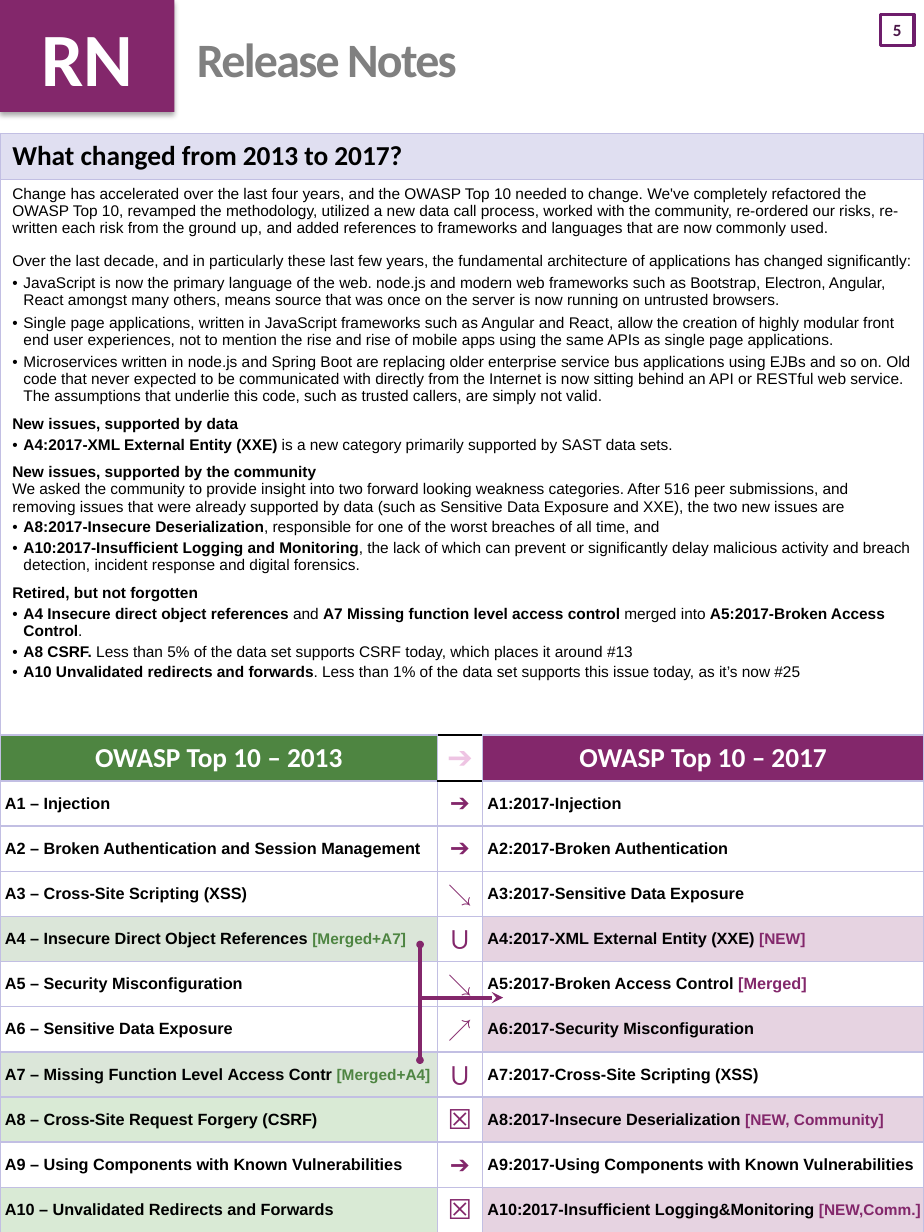
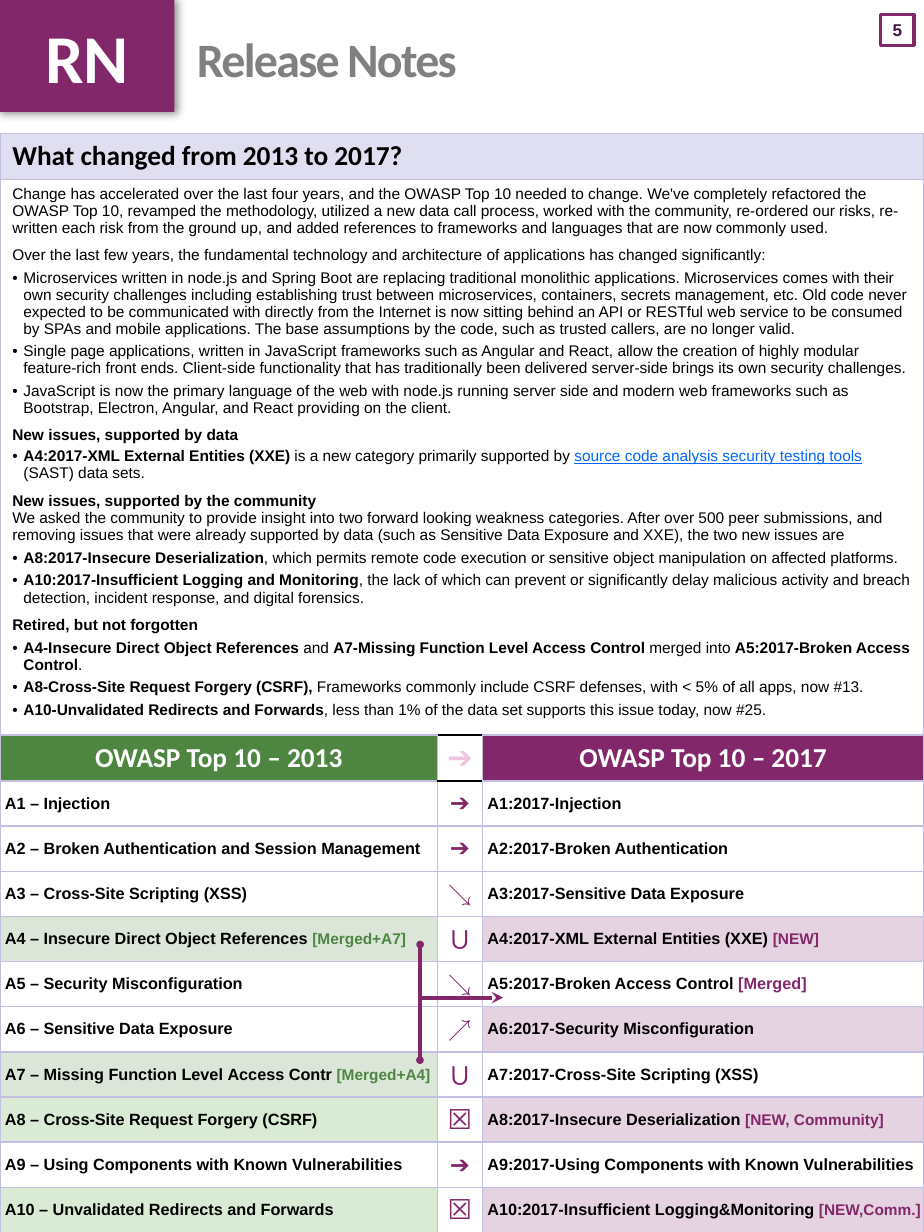
Before and after one commit to OWASP/Top10, a slide deck: slide 6 of 2017/OWASP Top 10 2017 GM (en).pptx. Drawn at 924x1232 pixels with LibreOffice and Linux fonts; fonts in the diff are those of the drawing. Boxes give left, top, right and bottom in pixels: in the first picture for what was removed or moved away, otherwise in the second. Text is boxed around its words. In the diff, an @@ line names an element or a change of style, - is before the commit and + after.

Commit message:
OWASP Top 10 2017 Golden Master
Regenerate final Golden Master docx, PDF, html, upload latest PPTX, etc.
General tidy up of Markdown.

```diff
--- a/2017/OWASP Top 10 2017 GM (en).pptx
+++ b/2017/OWASP Top 10 2017 GM (en).pptx
@@ text "RN" at box(0, 0, 175, 112): size 44 to 40 pt; shadow on @@
@@ page number at box(881, 15, 915, 46): font Calibri to Arial; outline #6D1D6B 2 pt to #83276B 2 pt @@
@@ table at box(0, 133, 924, 1231) @@
-row 2, column 1: Change has accelerated over the last four years, and the OWASP Top 10 needed to change. We've completely refactored the OWASP Top 10, revamped the methodology, utilized a new data call process, worked with the community, re-ordered our risks, re-written each risk from the ground up, and added references to frameworks and languages that are now commonly used. / Over the last decade, and in particularly these last few years, the fundamental architecture of applications has changed significantly: / JavaScript is now the primary language of the web. node.js and modern web frameworks such as Bootstrap, Electron, Angular, React amongst many others, means source that was once on the server is now running on untrusted browsers. / Single page applications, written in JavaScript frameworks such as Angular and React, allow the creation of highly modular front end user experiences, not to mention the rise and rise of mobile apps using the same APIs as single page applications. / Microservices written in node.js and Spring Boot are replacing older enterprise service bus applications using EJBs and so on. Old code that never expected to be communicated with directly from the Internet is now sitting behind an API or RESTful web service. The assumptions that underlie this code, such as trusted callers, are simply not valid. / New issues, supported by data / A4:2017-XML External Entity (XXE) is a new category primarily supported by SAST data sets. / New issues, supported by the community / We asked the community to provide insight into two forward looking weakness categories. After 516 peer submissions, and removing issues that were already supported by data (such as Sensitive Data Exposure and XXE), the two new issues are / A8:2017-Insecure Deserialization, responsible for one of the worst breaches of all time, and / A10:2017-Insufficient Logging and Monitoring, the lack of which can prevent or significantly delay malicious activity and breach detection, incident response and digital forensics. / Retired, but not forgotten / A4 Insecure direct object references and A7 Missing function level access control merged into A5:2017-Broken Access Control. / A8 CSRF. Less than 5% of the data set supports CSRF today, which places it around #13 / A10 Unvalidated redirects and forwards. Less than 1% of the data set supports this issue today, as it’s now #25
+row 2, column 1: Change has accelerated over the last four years, and the OWASP Top 10 needed to change. We've completely refactored the OWASP Top 10, revamped the methodology, utilized a new data call process, worked with the community, re-ordered our risks, re-written each risk from the ground up, and added references to frameworks and languages that are now commonly used. / Over the last few years, the fundamental technology and architecture of applications has changed significantly: / Microservices written in node.js and Spring Boot are replacing traditional monolithic applications. Microservices comes with their own security challenges including establishing trust between microservices, containers, secrets management, etc. Old code never expected to be communicated with directly from the Internet is now sitting behind an API or RESTful web service to be consumed by SPAs and mobile applications. The base assumptions by the code, such as trusted callers, are no longer valid. / Single page applications, written in JavaScript frameworks such as Angular and React, allow the creation of highly modular feature-rich front ends. Client-side functionality that has traditionally been delivered server-side brings its own security challenges. / JavaScript is now the primary language of the web with node.js running server side and modern web frameworks such as Bootstrap, Electron, Angular, and React providing on the client. / New issues, supported by data / A4:2017-XML External Entities (XXE) is a new category primarily supported by source code analysis security testing tools (SAST) data sets. / New issues, supported by the community / We asked the community to provide insight into two forward looking weakness categories. After over 500 peer submissions, and removing issues that were already supported by data (such as Sensitive Data Exposure and XXE), the two new issues are / A8:2017-Insecure Deserialization, which permits remote code execution or sensitive object manipulation on affected platforms. / A10:2017-Insufficient Logging and Monitoring, the lack of which can prevent or significantly delay malicious activity and breach detection, incident response, and digital forensics. / Retired, but not forgotten / A4-Insecure Direct Object References and A7-Missing Function Level Access Control merged into A5:2017-Broken Access Control. / A8-Cross-Site Request Forgery (CSRF), Frameworks commonly include CSRF defenses, with < 5% of all apps, now #13. / A10-Unvalidated Redirects and Forwards, less than 1% of the data set supports this issue today, now #25.
@@ table at box(0, 736, 924, 1232) @@
-row 5, column 3: A4:2017-XML External Entity (XXE) [NEW]
+row 5, column 3: A4:2017-XML External Entities (XXE) [NEW]
```
Also in this commit, not shown: 26 other slides changed, 22 other files.
